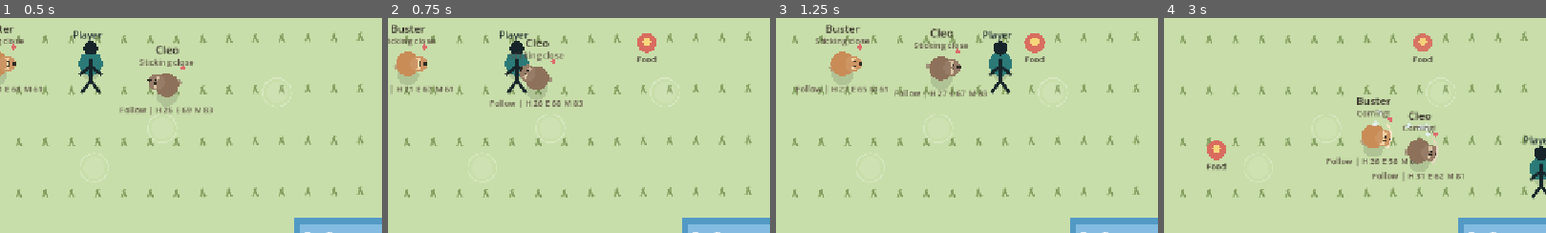
Above: before the commit, frames 1-4 (left to right).
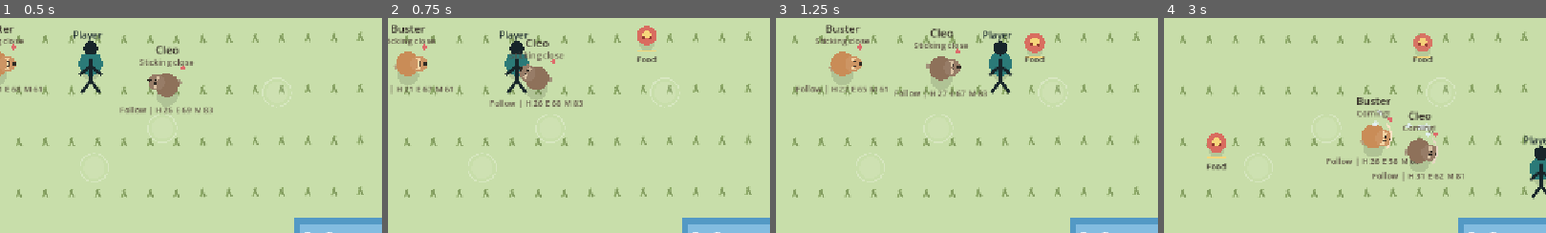
Above: after the commit, the same moments.

Repository: ttomas456/aa-autonomous-lifeform
Game: Godot game, scene res://scenes/main.tscn
The game is run twice, just before and just after one commit, with the same random seed, the same clock (stepped at 60 frames per second) and the same inputs.
Inputs (mouse positions are % of the whole screen's width and height, from its top left):
- Up to frame 1 (0.5 s): no input
- Up to frame 2 (0.75 s): tap Enter at 0.5 s; move the mouse to (72, 45) at 0.52 s; hold D from 0.53 s (still down); tap E at 0.6 s; click (72, 45) at 0.67 s
- Up to frame 3 (1.25 s): keep holding D
- Up to frame 4 (3 s): move the mouse to (30, 55) at 1.27 s; release D at 1.28 s; hold S 1.28-2.03 s; tap Q at 1.35, 2.85 s; move the mouse to (60, 28) at 2.02 s; hold D 2.03-2.78 s; tap E at 2.1 s; move the mouse to (45, 70) at 2.77 s; hold W from 2.78 s (still down); click (45, 70) at 2.92 s
The pictures show only the part of the screen within x 38-88%, y 39-89%; the shares and areas given below are measured in that part.

Frame 1 is identical in both runs. In frame 2, 0.5% of the frame differs, in the area x 65-71%, y 3-17%; in frame 3, less than 0.1%; in frame 4, 0.5%, in the area x 11-70%, y 11-67%.

Commit message:
Enhance food and toy feedback

Diff:
--- a/scripts/world_item.gd
+++ b/scripts/world_item.gd
@@ -13,6 +13,8 @@
 var bump_amount := 0.0
 var lifetime := 0.0
 var age := 0.0
+var spin := 0.0
+var landing_bounce := 1.0
 
 
 func configure(new_item_type: String, spawn_position: Vector2) -> void:
@@ -36,8 +38,10 @@
 
 func _process(delta: float) -> void:
 	pulse_time += delta * 2.4
+	spin += delta * (2.0 if item_type == "toy" else 0.7)
 	age += delta
 	bump_amount = move_toward(bump_amount, 0.0, delta * 3.0)
+	landing_bounce = move_toward(landing_bounce, 0.0, delta * 4.0)
 	if age >= lifetime:
 		queue_free()
 		return
@@ -50,9 +54,19 @@
 
 func _draw() -> void:
 	var scale_amount := 1.0 + sin(pulse_time) * 0.05 + bump_amount * 0.18
+	var bounce_offset := Vector2(0.0, -sin(landing_bounce * PI) * 16.0)
 	var fade := clampf(1.0 - (age / max(lifetime, 0.01)) * 0.55, 0.3, 1.0)
-	draw_circle(Vector2.ZERO, radius * scale_amount, item_color * Color(1, 1, 1, fade))
+	var center := bounce_offset
+	draw_circle(center + Vector2(0.0, radius * 0.8), radius * 0.82, Color(0, 0, 0, 0.10 * fade))
+	draw_circle(center, radius * scale_amount, item_color * Color(1, 1, 1, fade))
 	if item_type == "food":
-		draw_circle(Vector2(0.0, -2.0), radius * 0.42 * scale_amount, accent_color * Color(1, 1, 1, fade))
+		draw_circle(center + Vector2(0.0, -2.0), radius * 0.42 * scale_amount, accent_color * Color(1, 1, 1, fade))
+		draw_circle(center + Vector2(-5.0, 3.0), radius * 0.18 * scale_amount, Color("8f3c2f", fade))
+		draw_circle(center + Vector2(6.0, 4.0), radius * 0.15 * scale_amount, Color("8f3c2f", fade))
 	else:
-		draw_circle(Vector2.ZERO, radius * 0.52 * scale_amount, accent_color * Color(1, 1, 1, fade))
+		var stripe_direction := Vector2(cos(spin), sin(spin)) * radius * 0.72 * scale_amount
+		draw_line(center - stripe_direction, center + stripe_direction, accent_color * Color(1, 1, 1, fade), 4.0, true)
+		draw_circle(center, radius * 0.32 * scale_amount, accent_color * Color(1, 1, 1, fade))
+	var life_width := 32.0 * clampf(1.0 - age / max(lifetime, 0.01), 0.0, 1.0)
+	draw_rect(Rect2(center + Vector2(-16.0, 23.0), Vector2(32.0, 3.0)), Color(0, 0, 0, 0.14 * fade), true)
+	draw_rect(Rect2(center + Vector2(-16.0, 23.0), Vector2(life_width, 3.0)), accent_color * Color(1, 1, 1, fade), true)
